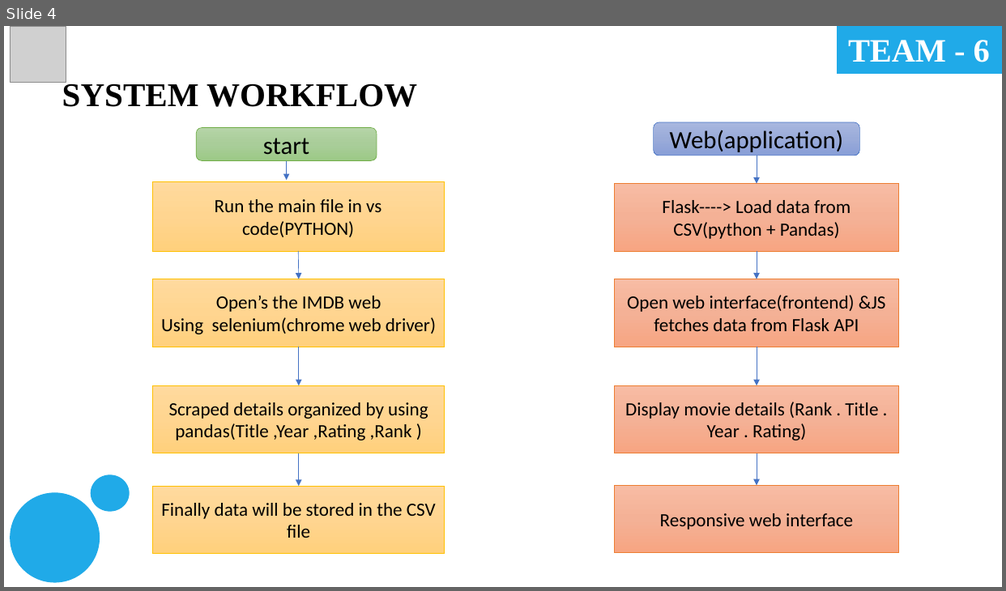
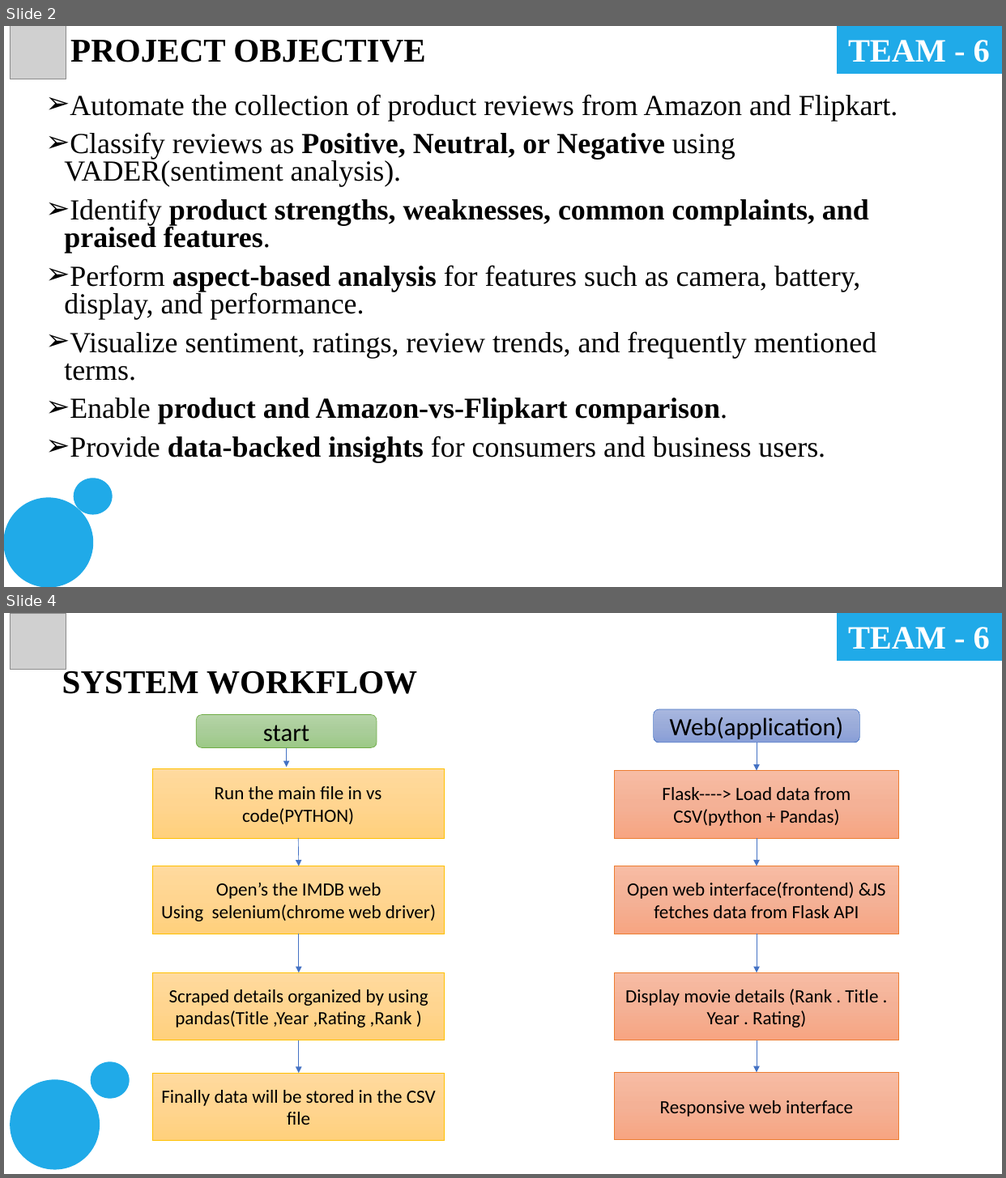
Before and after one commit to 24ece062-sys/Web-Scraping, a slide deck: Imdb movie/IMDB MOVIE.pptx. Shown one above the other, each under a label of ours: slide 4 before the commit, slides 2 and 4 after it; the slides between them are not shown. The pictures are 1006x591 and 1006x1178 pixels, drawn with LibreOffice and Linux fonts; fonts in the diff are those of the drawing; grey boxes stand for pictures. Boxes give left, top, right and bottom in pixels: in the first picture for what was removed or moved away, otherwise in the second. Text is boxed around its words. In the diff, an @@ line names an element or a change of style, - is before the commit and + after.

Commit message:
Add Cryptocurrency Price Tracker and update IMDb project

```diff
--- a/Imdb movie/IMDB MOVIE.pptx
+++ b/Imdb movie/IMDB MOVIE.pptx
@@ slide 2 added at <box>4,26,1002,587</box>, background #FFFFFF @@
@@ picture added at <box>10,26,66,79</box> @@
@@ text added at <box>70,39,425,62</box>, 32 pt, text #000000, bold @@
+PROJECT OBJECTIVE
@@ rectangle added at <box>838,26,1002,73</box>, fill #20AAE8, outline #20AAE8 1 pt @@
@@ text added at <box>848,40,990,62</box>, 31.5 pt, text #FFFFFF, bold @@
+TEAM - 6
@@ text added at <box>64,94,898,463</box>, 28 pt, text #000000 @@
+➢ Automate the collection of product reviews from Amazon and Flipkart.
+➢ Classify reviews as Positive, Neutral, or Negative using VADER(sentiment analysis).
+➢ Identify product strengths, weaknesses, common complaints, and praised features.
+➢ Perform aspect-based analysis for features such as camera, battery, display, and performance.
+➢ Visualize sentiment, ratings, review trends, and frequently mentioned terms.
+➢ Enable product and Amazon-vs-Flipkart comparison.
+➢ Provide data-backed insights for consumers and business users.
@@ ellipse added at <box>74,479,112,515</box>, fill #20AAE8, outline #20AAE8 1 pt @@
@@ ellipse added at <box>4,498,93,587</box>, fill #20AAE8, outline #20AAE8 1 pt @@
```
Also in this commit, not shown: 2 slides changed, 1 slide removed, 4 other files.
